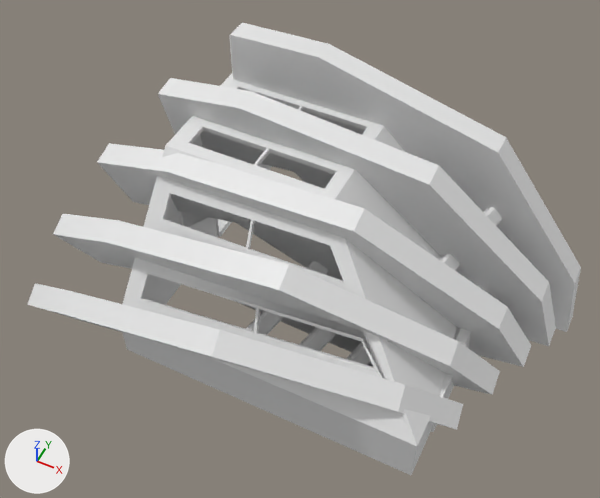
The FBX model Assets/VRCourse/Daniel/FBX/Room_d/housing.fbx as it was, and as the next commit left it.
One viewpoint serves both versions: a 50 mm lens placed at (51.1, -19.2, 58.7), pointed at (30.3, 22.2, 6.9). Every picture has the same lights, and +X, +Y and +Z are marked at lower left. Materials are left out; every surface is plain grey. Vertices at the same position are counted once.

Names of what the first picture shows: 'frames'.
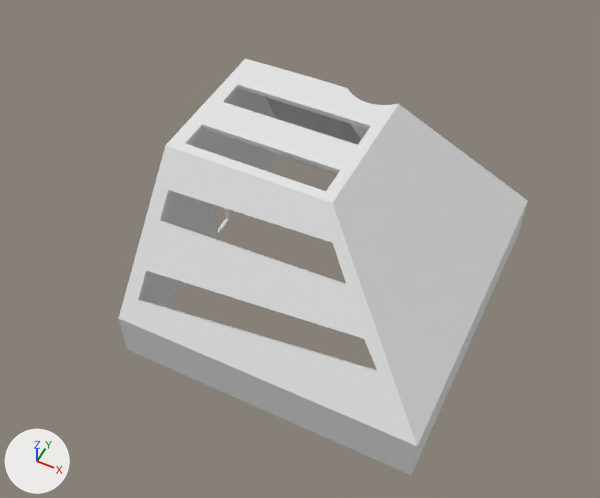
Where the newer file only moved an object's origin or applied its transform, the numbers keep the older frame.

Location of each change, [x1, y1, x2, y2] in pixels of the pictures (600 x 498 px):
'frames', reshaped: before [27, 22, 581, 475]; after [119, 58, 528, 475]
part 1 of me_cube_035, deleted: before [27, 22, 581, 432]
part 2 of me_cube_035, cut back: before [123, 73, 417, 446]; after [119, 58, 417, 446]

The edits, one by one:
me_cube_035 is used by ob_frames; location (19.66, 27.16, -0.35).
me_cube_035 had 26280 vertices, 31323 faces and spanned x -11.1..33.0, y -18.9..12.2, z -3.7..20.4.
me_cube_035 now has 142 vertices, 89 faces and spans x -0.3..25.8, y -16.1..12.2, z 0.0..15.7.
me_cube_035 part 1: 16 loose pieces with 26017 vertices, spanning x -11.1..33.0, y -18.9..11.8, z -3.7..20.4, are deleted.
Part 2, on me_cube_035:
121 vertices are removed from x 0.9..21.0, y -14.8..2.7, z 5.8..15.7.
163 faces are deleted.
28 new faces join them.
